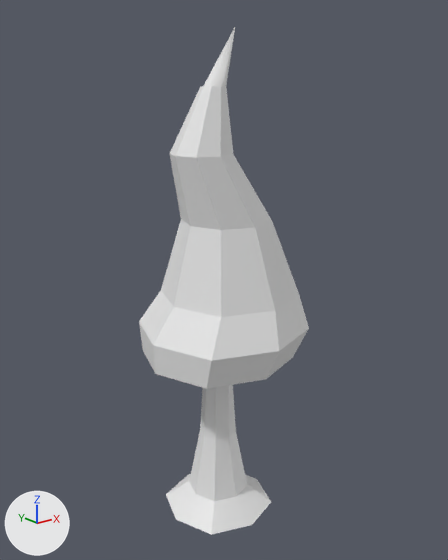
One commit to the FBX model SBIG/Assets/_Content/Art/Enviroment/Tree_B.fbx: the scene before it, then after it.
Camera for both pictures: a 50 mm camera at (-1.55, -1.98, 1.87) aimed at (0.04, 0.01, 1.07). Every picture has the same lights, and +X, +Y and +Z are marked at lower left. Where no turn or scale is listed for an object, it has been applied to the vertices.

In view in the first picture: 'Tree_B'.
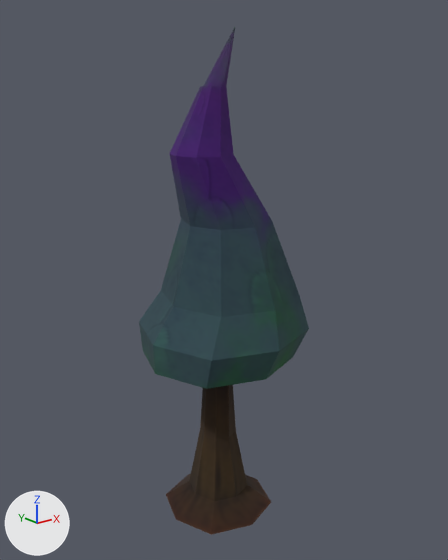
Edits to the bpy script that builds the scene:
```text
Add img_tree_b_defaultmaterial_basecolor_png:
    img_tree_b_defaultmaterial_basecolor_png = load_image('Tree_B_DefaultMaterial_BaseColor.png', '../Textures/Tree_B_DefaultMaterial_BaseColor.png', 1024, 1024, 'sRGB')
Add mat_aistandardsurface14:
    mat_aistandardsurface14 = principled_material('aiStandardSurface14')
    mat_aistandardsurface14.texture = img_tree_b_defaultmaterial_basecolor_png
    mat_aistandardsurface14.roughness = 1.0
Change me_mesh:
    where me_mesh.from_pydata(...)  # 82 vertices, 80 faces; spans x -0.33..0.39, y -0.36..0.36, z 0.0..2.09
    add me_mesh.materials.append(mat_aistandardsurface14)  # picture img_tree_b_defaultmaterial_basecolor_png
```

Boxes (x1, y1, x2, y2) around the edits, measured in the pictures (448 x 560 px):
'Tree_B', recoloured
    both: (139, 28, 309, 534)
